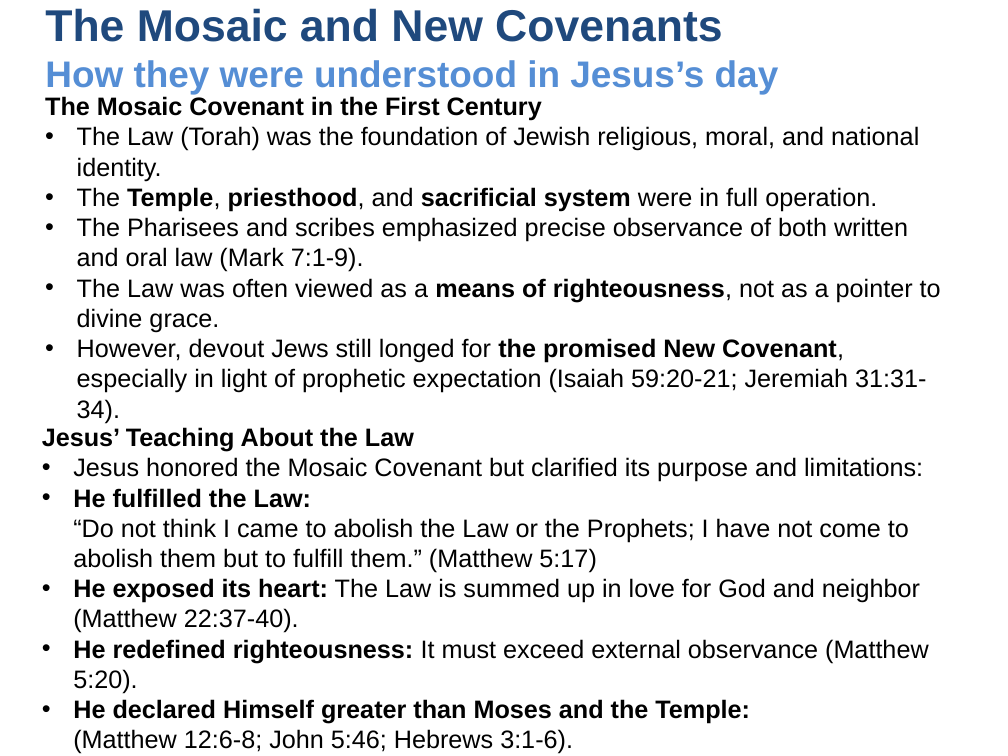
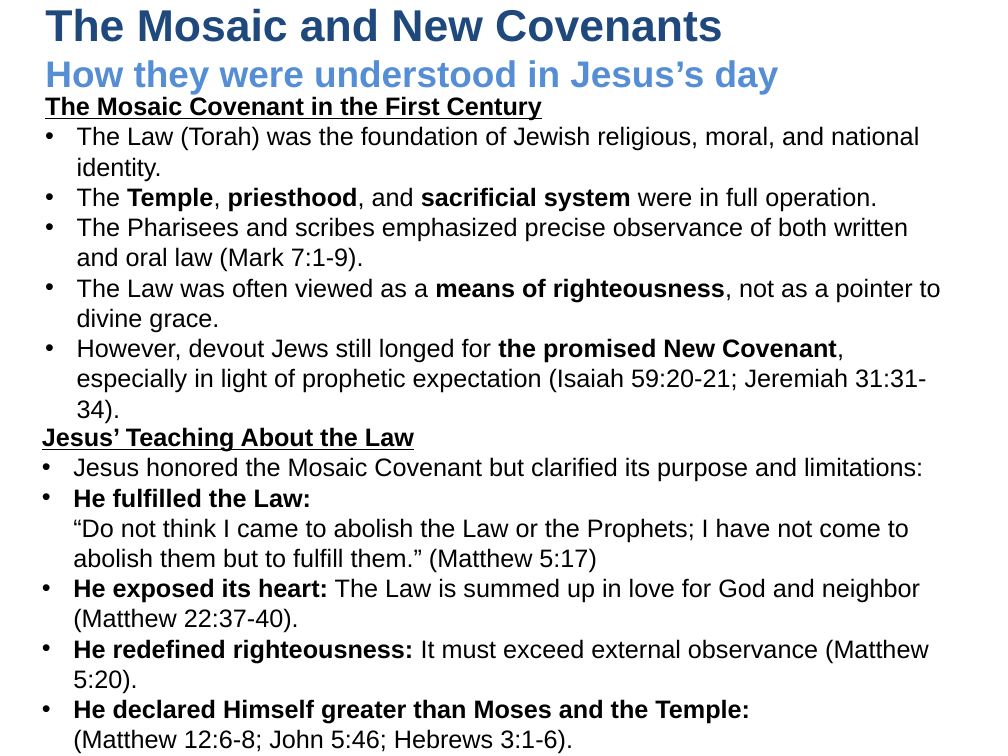
Before and after one commit to UsefulEngines/EvangelismPublic, a slide deck: slide 9 of 2025-Q4/Promises3/2025-10-19-Promises3.pptx (slide 10 before the commit). Drawn at 1008x756 pixels with LibreOffice and Linux fonts; fonts in the diff are those of the drawing. Boxes give left, top, right and bottom in pixels: in the first picture for what was removed or moved away, otherwise in the second. Text is boxed around its words. In the diff, an @@ line names an element or a change of style, - is before the commit and + after.

```diff
--- a/2025-Q4/Promises3/2025-10-19-Promises3.pptx
+++ b/2025-Q4/Promises3/2025-10-19-Promises3.pptx
@@ text at bbox=[45, 96, 542, 121]: underline on in "The Mosaic Covenant in the First Century" @@
@@ text at bbox=[42, 427, 414, 452]: underline on in "Jesus’ Teaching About the Law" @@
```
Also in this commit, not shown: 4 other slides changed, 1 slide removed, 2 other files.
